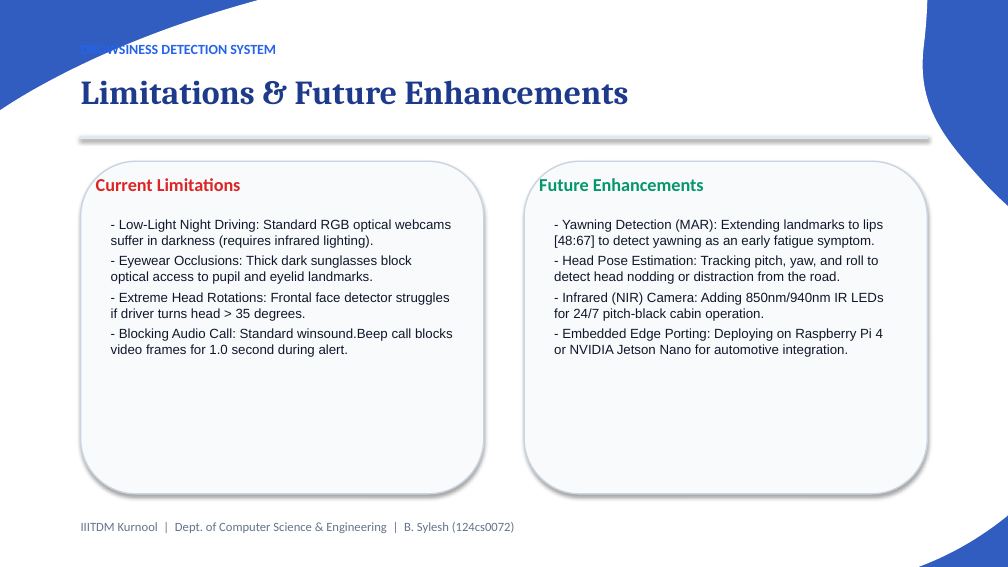
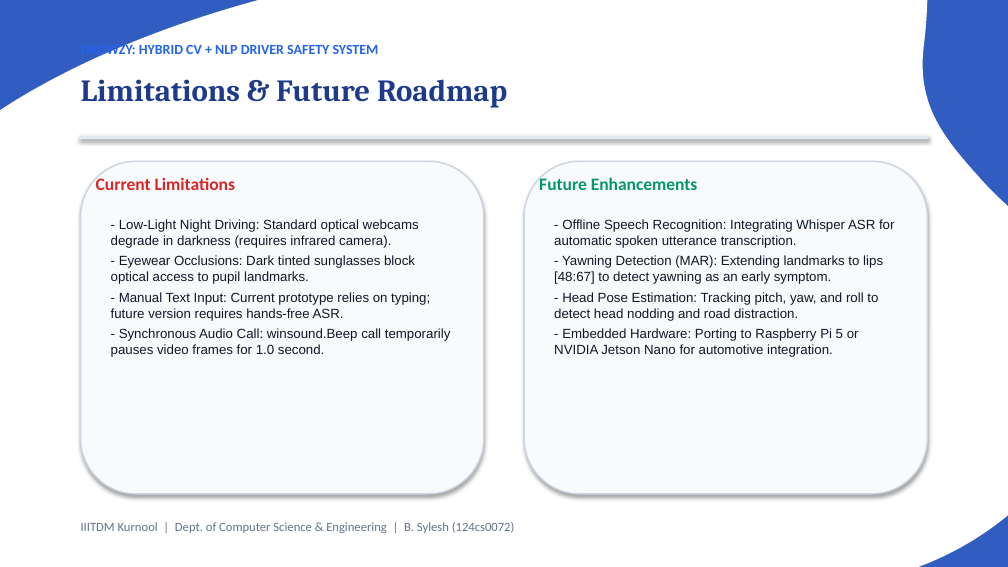
Before and after one commit to iotaaw/Drozy, a slide deck: slide 22 of Drowsiness_Detection_Presentation.pptx (slide 17 before the commit). Drawn at 1008x567 pixels with LibreOffice and Linux fonts; fonts in the diff are those of the drawing. Boxes give left, top, right and bottom in pixels: in the first picture for what was removed or moved away, otherwise in the second. Text is boxed around its words. In the diff, an @@ line names an element or a change of style, - is before the commit and + after.

Commit message:
Add Drowzy NLP driver safety project

```diff
--- a/Drowsiness_Detection_Presentation.pptx
+++ b/Drowsiness_Detection_Presentation.pptx
@@ text at <box>81,42,379,58</box>: text changed @@
-DROWSINESS DETECTION SYSTEM
+DROWZY: HYBRID CV + NLP DRIVER SAFETY SYSTEM
@@ text at <box>81,79,507,108</box>: text changed; size 24 to 22 pt @@
-Limitations & Future Enhancements
+Limitations & Future Roadmap
@@ text "Current Limitations" at <box>96,176,235,190</box>: size 13 to 12.5 pt @@
@@ text "Future Enhancements" at <box>539,176,698,190</box>: size 13 to 12.5 pt @@
@@ text at <box>111,219,451,357</box>: text changed @@
-- Low-Light Night Driving: Standard RGB optical webcams suffer in darkness (requires infrared lighting).
-- Eyewear Occlusions: Thick dark sunglasses block optical access to pupil and eyelid landmarks.
-- Extreme Head Rotations: Frontal face detector struggles if driver turns head > 35 degrees.
-- Blocking Audio Call: Standard winsound.Beep call blocks video frames for 1.0 second during alert.
+- Low-Light Night Driving: Standard optical webcams degrade in darkness (requires infrared camera).
+- Eyewear Occlusions: Dark tinted sunglasses block optical access to pupil landmarks.
+- Manual Text Input: Current prototype relies on typing; future version requires hands-free ASR.
+- Synchronous Audio Call: winsound.Beep call temporarily pauses video frames for 1.0 second.
@@ text at <box>554,219,894,357</box>: text changed @@
-- Yawning Detection (MAR): Extending landmarks to lips [48:67] to detect yawning as an early fatigue symptom.
-- Head Pose Estimation: Tracking pitch, yaw, and roll to detect head nodding or distraction from the road.
-- Infrared (NIR) Camera: Adding 850nm/940nm IR LEDs for 24/7 pitch-black cabin operation.
-- Embedded Edge Porting: Deploying on Raspberry Pi 4 or NVIDIA Jetson Nano for automotive integration.
+- Offline Speech Recognition: Integrating Whisper ASR for automatic spoken utterance transcription.
+- Yawning Detection (MAR): Extending landmarks to lips [48:67] to detect yawning as an early symptom.
+- Head Pose Estimation: Tracking pitch, yaw, and roll to detect head nodding and road distraction.
+- Embedded Hardware: Porting to Raspberry Pi 5 or NVIDIA Jetson Nano for automotive integration.
```
Also in this commit, not shown: 9 other slides changed, 13 slides added, 8 slides removed, 23 other files.
